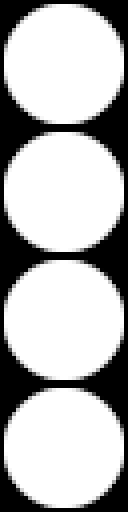
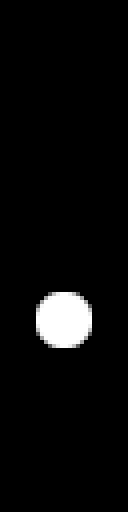
Comparing the layer stacks of the two w=128, h=512 images. Changes:
removed layer "Normal" (1st of 2, in "Theme") from group "Theme" over box(4, 4, 124, 124)
removed layer "Hover" (1st of 2, in "Theme") from group "Theme" over box(4, 132, 124, 252)
painted on "Focus" (1st of 2, in "Theme") over box(4, 260, 124, 380)
removed layer "Disabled" (1st of 2, in "Theme") from group "Theme" over box(4, 388, 124, 508)
removed layer "Normal" (2nd of 2, in "Alpha") from group "Alpha" over box(4, 4, 124, 124)
removed layer "Hover" (2nd of 2, in "Alpha") from group "Alpha" over box(4, 132, 124, 252)
painted on "Focus" (2nd of 2, in "Alpha") over box(4, 260, 124, 380)
removed layer "Disabled" (2nd of 2, in "Alpha") from group "Alpha" over box(4, 388, 124, 508)
